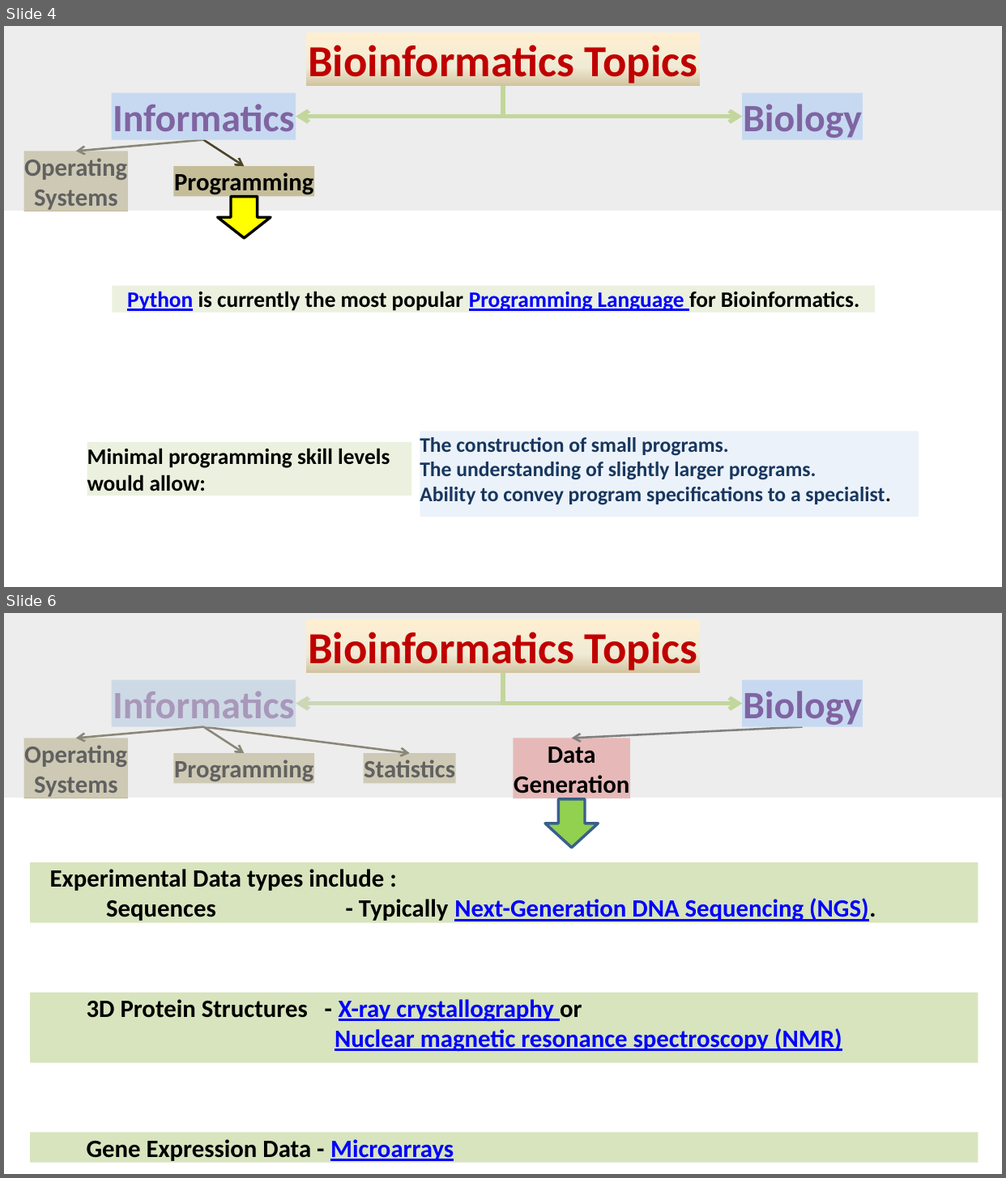
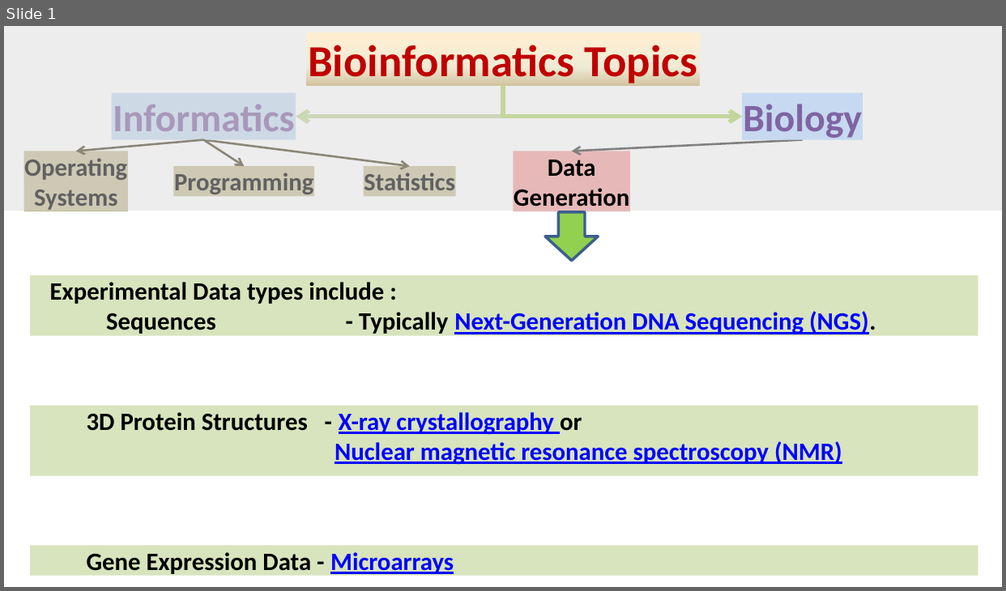
Before and after one commit to BioinformaticsTraining/Introduction-to-Bioinformatics, a slide deck: Presentations/01-Bioinformatics_Topics_Full/Part01/01-Bioinformatics_Topics-p1.pptx. Shown one above the other, each under a label of ours: slides 4 and 6 before the commit, slide 1 after it; the slides between them are not shown. The pictures are 1006x1178 and 1006x591 pixels, drawn with LibreOffice and Linux fonts; fonts in the diff are those of the drawing. Boxes give left, top, right and bottom in pixels: in the first picture for what was removed or moved away, otherwise in the second. Text is boxed around its words. In the diff, an @@ line names an element or a change of style, - is before the commit and + after.

```diff
--- a/Presentations/01-Bioinformatics_Topics_Full/Part01/01-Bioinformatics_Topics-p1.pptx
+++ b/Presentations/01-Bioinformatics_Topics_Full/Part01/01-Bioinformatics_Topics-p1.pptx
@@ slide 4 removed at <box>4,26,1002,587</box>, background #FFFFFF @@
@@ rectangle removed at <box>4,26,1002,211</box> @@
@@ rectangle removed at <box>306,32,701,86</box> @@
-Bioinformatics Topics
@@ rectangle removed at <box>112,93,296,139</box> @@
-Informatics
@@ elbow arrow removed from (503, 86) to (296, 117) @@
@@ elbow arrow removed from (503, 86) to (743, 117) @@
@@ rectangle removed at <box>743,93,863,139</box> @@
-Biology
@@ arrow removed from (203, 139) to (76, 151) @@
@@ arrow removed from (203, 139) to (245, 167) @@
@@ rectangle removed at <box>24,151,128,211</box> @@
-Operating
-Systems
@@ rectangle removed at <box>173,167,314,197</box> @@
-Programming
@@ down arrow removed at <box>218,197,270,238</box> @@
@@ rectangle removed at <box>112,285,874,313</box> @@
-Python is currently the most popular Programming Language for Bioinformatics.
@@ rectangle removed at <box>420,431,919,517</box> @@
-The construction of small programs.
-The understanding of slightly larger programs.
-Ability to convey program specifications to a specialist.
@@ rectangle removed at <box>87,442,411,496</box> @@
-Minimal programming skill levels
-would allow:
@@ what was slide 6 is now slide 1 @@
```
Also in this commit, not shown: 4 other slides removed, 7 other files.
